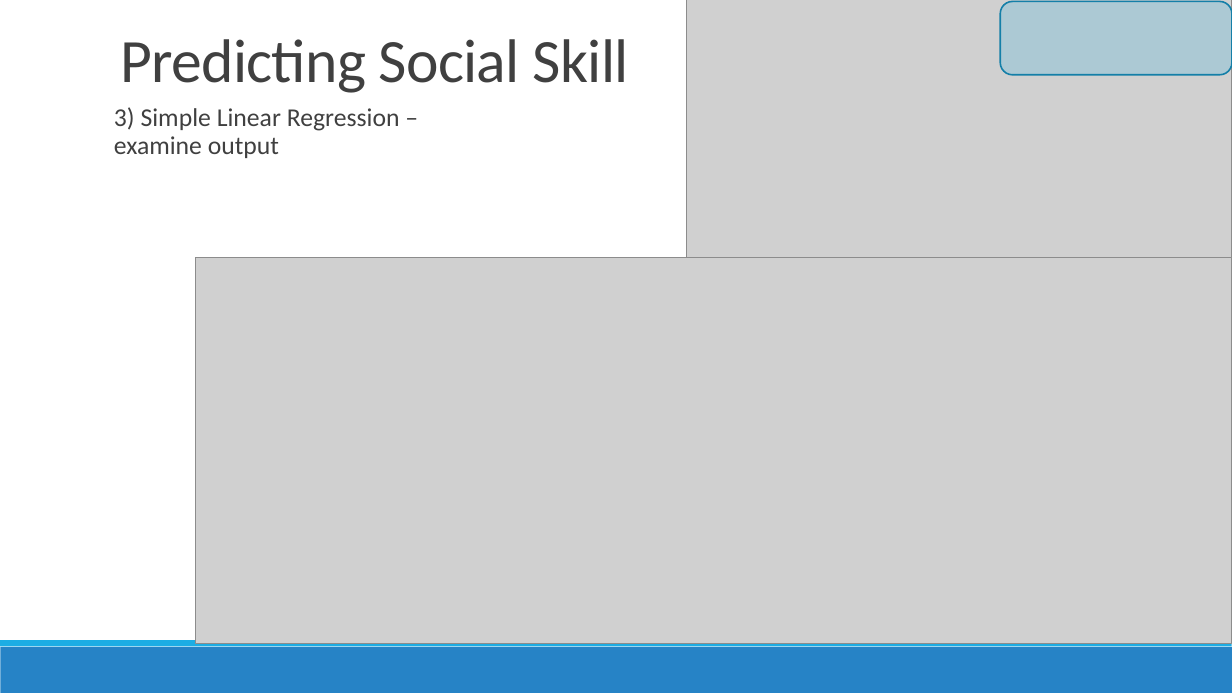
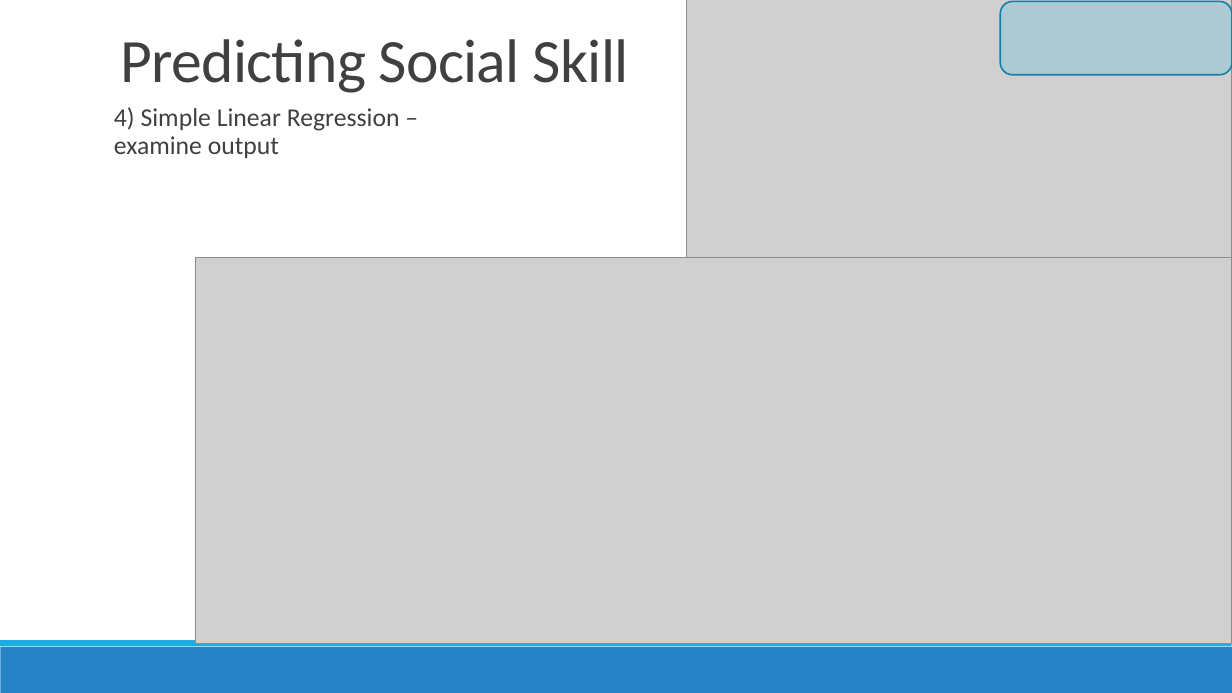
Before and after one commit to conditg/predicting-disruption, a slide deck: slide 6 of DisruptCapstone.pptx (slide 5 before the commit). Drawn at 1232x693 pixels with LibreOffice and Linux fonts; fonts in the diff are those of the drawing; grey boxes stand for pictures. Boxes give left, top, right and bottom in pixels: in the first picture for what was removed or moved away, otherwise in the second. Text is boxed around its words. In the diff, an @@ line names an element or a change of style, - is before the commit and + after.

```diff
--- a/DisruptCapstone.pptx
+++ b/DisruptCapstone.pptx
@@ text at (x1=114, y1=107, x2=400, y2=158): text changed @@
-  3) Simple Linear Regression – examine output
+  4) Simple Linear Regression – examine output
```
Also in this commit, not shown: 12 other slides changed, 4 slides added, 1 other file.
